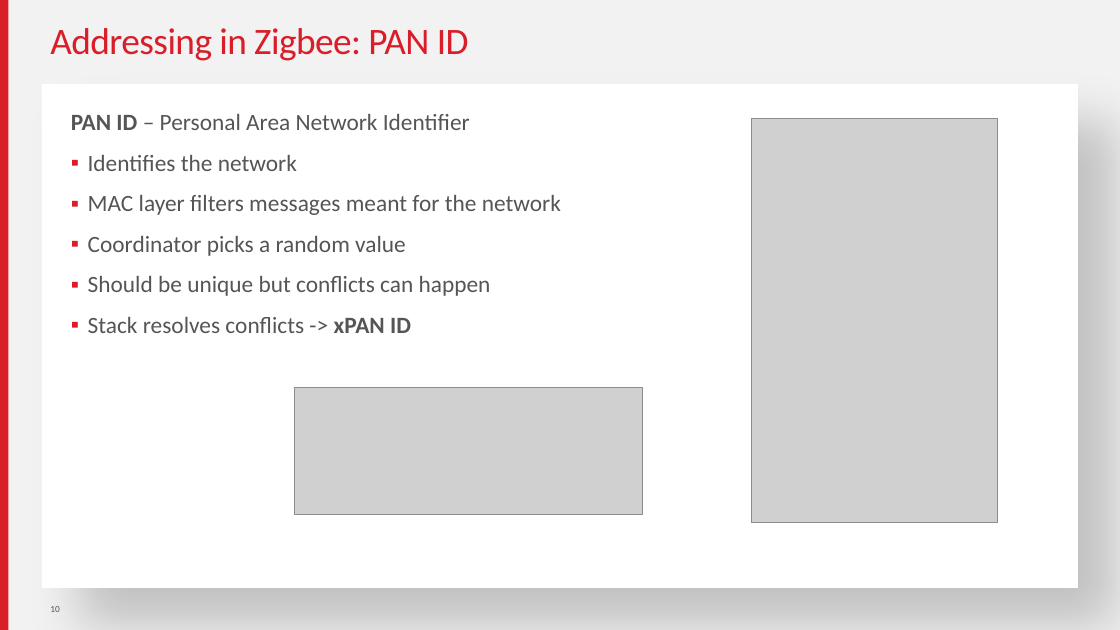
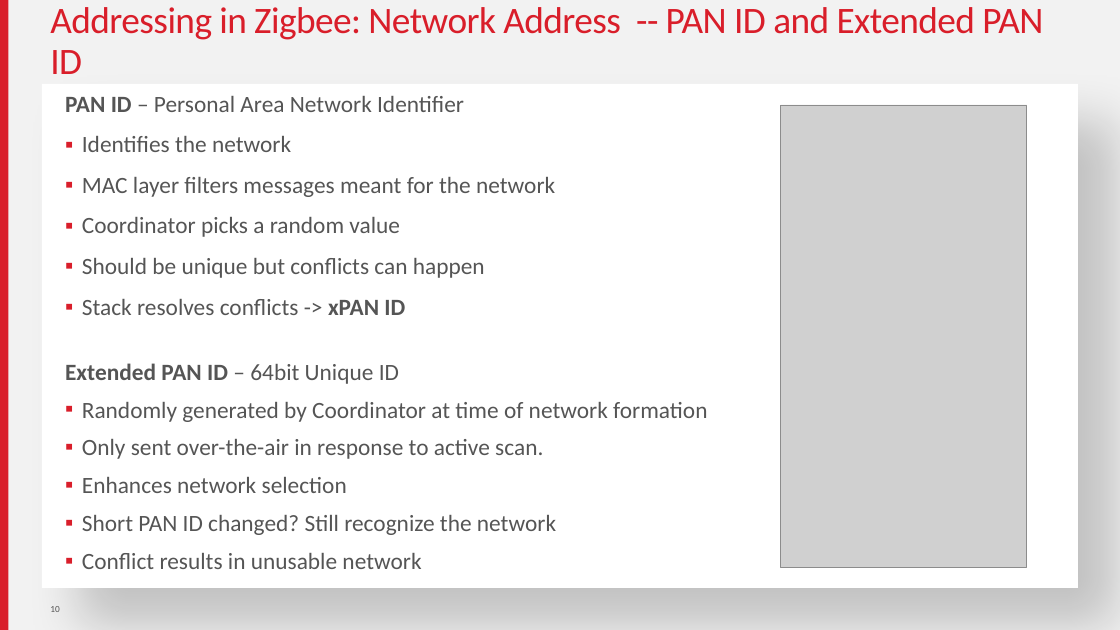
Before and after one commit to MarkDing/IoT-Developer-Boot-Camp-Wiki, a slide deck: slide 10 of files/ZB-2019Q4-ZMGC-Training/source/Zigbee-Basic.pptx. Drawn at 1120x630 pixels with LibreOffice and Linux fonts; fonts in the diff are those of the drawing; grey boxes stand for pictures. Boxes give left, top, right and bottom in pixels: in the first picture for what was removed or moved away, otherwise in the second. Text is boxed around its words. In the diff, an @@ line names an element or a change of style, - is before the commit and + after.

```diff
--- a/files/ZB-2019Q4-ZMGC-Training/source/Zigbee-Basic.pptx
+++ b/files/ZB-2019Q4-ZMGC-Training/source/Zigbee-Basic.pptx
@@ title at box(50, 7, 1043, 74): text changed @@
-Addressing in Zigbee: PAN ID
+Addressing in Zigbee: Network Address -- PAN ID and Extended PAN ID
@@ text "PAN ID – Personal Area ...": place and size @@
-text "PAN ID – Personal Area ..." at box(71, 114, 561, 333)
+text "PAN ID – Personal Area ..." at box(65, 96, 555, 315)
@@ picture: place and size @@
-picture at box(752, 118, 998, 523)
+picture at box(781, 105, 1028, 567)
@@ text added at box(65, 363, 707, 569), 20 pt, text #555555 @@
+Extended PAN ID – 64bit Unique ID
+▪ Randomly generated by Coordinator at time of network formation
+▪ Only sent over-the-air in response to active scan.
+▪ Enhances network selection
+▪ Short PAN ID changed? Still recognize the network
+▪ Conflict results in unusable network
@@ picture removed at box(294, 387, 643, 514) @@
```
Also in this commit, not shown: 7 other slides changed, 2 slides added, 5 slides removed, 12 other files.
